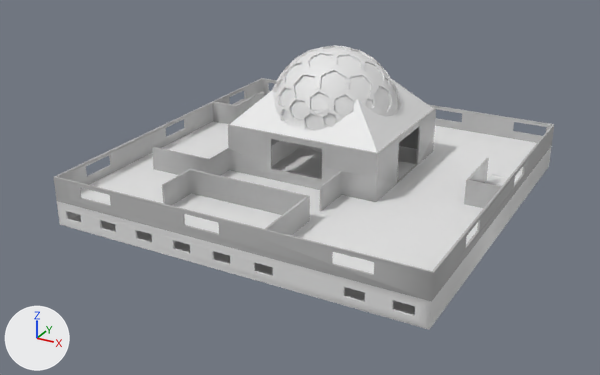
The FBX model Assets/Models/Museum.fbx: old version first, new version second.
Before and after are seen from a 50 mm lens placed at (58.1, -113.9, 57.0), pointed at (-1.6, -5.3, 2.7). Every picture has the same lights, and +X, +Y and +Z are marked at lower left. Where no turn or scale is listed for an object, it has been applied to the vertices.

In view in the first picture: 'Floor2', 'PyramidRoof', 'PyramidroofGlass', 'Walls', 'Walls2', 'Walls3', 'floor'.
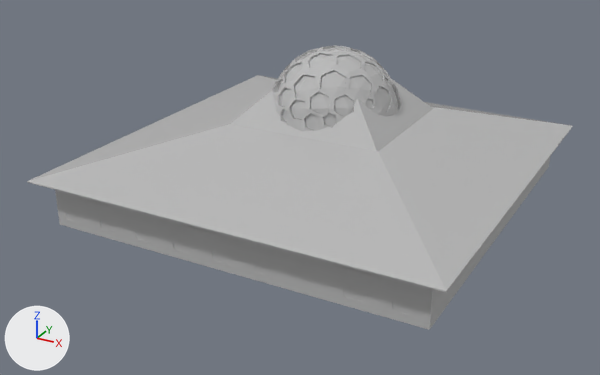
Patch to the scene script:
```diff
--- a/Assets/Models/Museum.fbx.py
+++ b/Assets/Models/Museum.fbx.py
@@ mat_material__89 @@
+mat_material__89 = principled_material('Material #89')
+mat_material__89.base_color = (0.5, 0.5, 0.5)  # grey #bcbcbc
+mat_material__89.roughness = 0.0
@@ mat_seinät_alakerta @@
+mat_seinät_alakerta = principled_material('Seinät(alakerta)')
+mat_seinät_alakerta.base_color = (0.5, 0.5, 0.5)  # grey #bcbcbc
+mat_seinät_alakerta.roughness = 0.0
@@ mat_hallin_seinät_sisä @@
+mat_hallin_seinät_sisä = principled_material('Hallin seinät(sisä)')
+mat_hallin_seinät_sisä.base_color = (0.5, 0.5, 0.5)  # grey #bcbcbc
+mat_hallin_seinät_sisä.roughness = 0.0
@@ mat_lattia @@
+mat_lattia = principled_material('Lattia')
+mat_lattia.base_color = (0.5, 0.5, 0.5)  # grey #bcbcbc
+mat_lattia.roughness = 0.0
@@ me_mesh_008 @@
 me_mesh_008.from_pydata(...)  # 1648 vertices, 3492 faces; spans x -13.2..13.2, y -12.0..12.0, z 0.0..11.7
+me_mesh_008.materials.append(mat_kupoli)  # grey #bcbcbc
@@ me_mesh_009 @@
 me_mesh_009.from_pydata(...)  # 1441 vertices, 2687 faces; spans x -10.2..10.3, y -10.5..10.6, z 0.2..10.7
+me_mesh_009.materials.append(mat_02___default)  # grey #bcbcbc
@@ me_mesh_004 @@
 me_mesh_004.from_pydata(...)  # 32 vertices, 72 faces; spans x -30.0..30.0, y -30.0..30.0, z 0.0..0.2
+# me_mesh_004 part 1: all 20 faces centred in x -30.0..30.0, y -20.5..28.7, z 0.2 switch from no material to mat_lattia (grey #bcbcbc)
+me_mesh_004.materials.append(mat_material__111)  # grey #bcbcbc
+me_mesh_004.materials.append(mat_katto)  # grey #bcbcbc
@@ me_mesh_001 @@
 me_mesh_001.from_pydata(...)  # 234 vertices, 520 faces; spans x -40.3..20.3, y -53.8..6.8, z 0.0..4.0
+# me_mesh_001 part 2: 344 of the faces centred in x -40.3..20.3, y -53.8..6.8, z 0.0..4.0 switch from no material to mat_material__89 (grey #bcbcbc)
+# me_mesh_001 part 3: all 10 faces centred in x -23.7..2.7, y -30.5..-6.8, z 1.3..2.7 switch from no material to mat_hallin_seinät_sisä (grey #bcbcbc)
+# me_mesh_001 part 4: 104 of the faces centred in x -40.0..20.0, y -53.5..6.5, z 0.3..3.7 switch from no material to mat_seinät_alakerta (grey #bcbcbc)
+me_mesh_001.materials.append(mat_huoneseinät_alakerta)  # grey #bcbcbc
@@ me_mesh_012 @@
+me_mesh_012.from_pydata([(54.7, 0.0, 0.0), (54.7, 0.0, 0.0), (-3.6, 0.0, 0.0), (-3.6, 0.1, 0.0), (54.7, 0.0, 3.0), (54.7, 0.0, 3.0), (-3.6, 0.0, 3.0), (-3.6, 0.1, 3.0)], [], [(0, 2, 3, 1), (4, 5, 7, 6), (0, 1, 5, 4), (1, 3, 7, 5), (3, 2, 6, 7), (2, 0, 4, 6)])
+me_mesh_012.materials.append(mat_01___default)  # grey #bcbcbc
@@ ob_box003 @@
+ob_box003 = bpy.data.objects.new('Box003', me_mesh_012)
+ob_box003.location = (-25.4, -30.2, 0.3)
@@ ob_roof @@
+ob_roof = bpy.data.objects.new('Roof', me_mesh_010)  # 16 vertices, 16 faces; spans x -54.1..11.9, y -38.1..28.1, z -4.8..0.2; in mat_katto_ulko (grey #bcbcbc), mat_material__171 (grey #bcbcbc), mat_material__172 (grey #bcbcbc), mat_material__173 (grey #bcbcbc), mat_katto (grey #bcbcbc)
+ob_roof.location = (21.1, 5.0, 12.0)
@@ ob_box006 @@
+ob_box006 = bpy.data.objects.new('Box006', me_mesh_012.copy())
+ob_box006.location = (-25.4, -30.2, 4.6)
```

Where the change shows, as pixel boxes (x1, y1, x2, y2) in the pictures (600 x 375 px):
'Roof', added
    after: (27, 75, 573, 292)
    faces in mat_katto_ulko (grey #bcbcbc): (28, 75, 572, 291)
    faces in mat_material__173 (grey #bcbcbc): (27, 107, 446, 292)
    faces in mat_material__172 (grey #bcbcbc): (446, 126, 573, 292)
'PyramidRoof', recoloured (white to grey)
    both: (230, 45, 433, 153)
'PyramidroofGlass', recoloured (white to grey)
    both: (277, 47, 398, 130)
'Box003', added
    after: (66, 211, 415, 316)
'Box006', added
    after: (80, 196, 374, 275)
part 1 of me_mesh_004, recoloured
    before: (81, 111, 537, 274)
part 2 of me_mesh_001, recoloured
    both: (57, 157, 550, 330)
part 3 of me_mesh_001, recoloured
    before: (272, 141, 417, 166)
part 4 of me_mesh_001, recoloured
    before: (67, 211, 79, 219)
'Walls3', unchanged, covered by the edit
    before: (54, 78, 554, 302)
    after: (55, 190, 439, 302)
'Walls2', unchanged, covered by the edit
    before: (152, 92, 502, 235)
'floor', unchanged, covered by the edit
    before: (72, 148, 415, 315)
